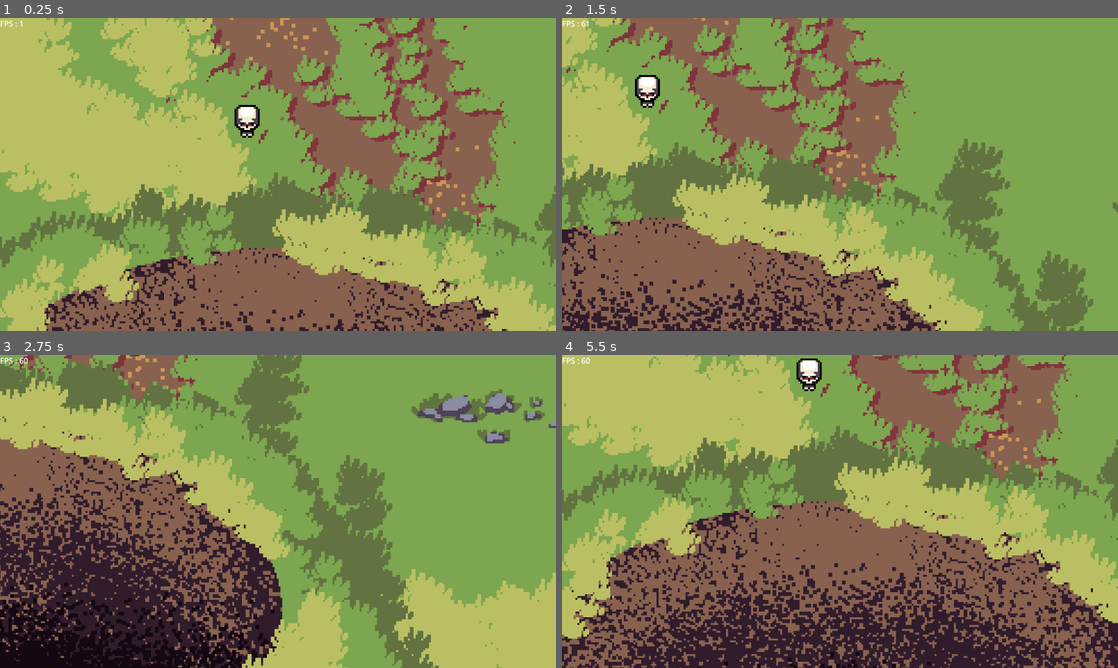
Above: before the commit, frames 1-4 (two rows, left to right).
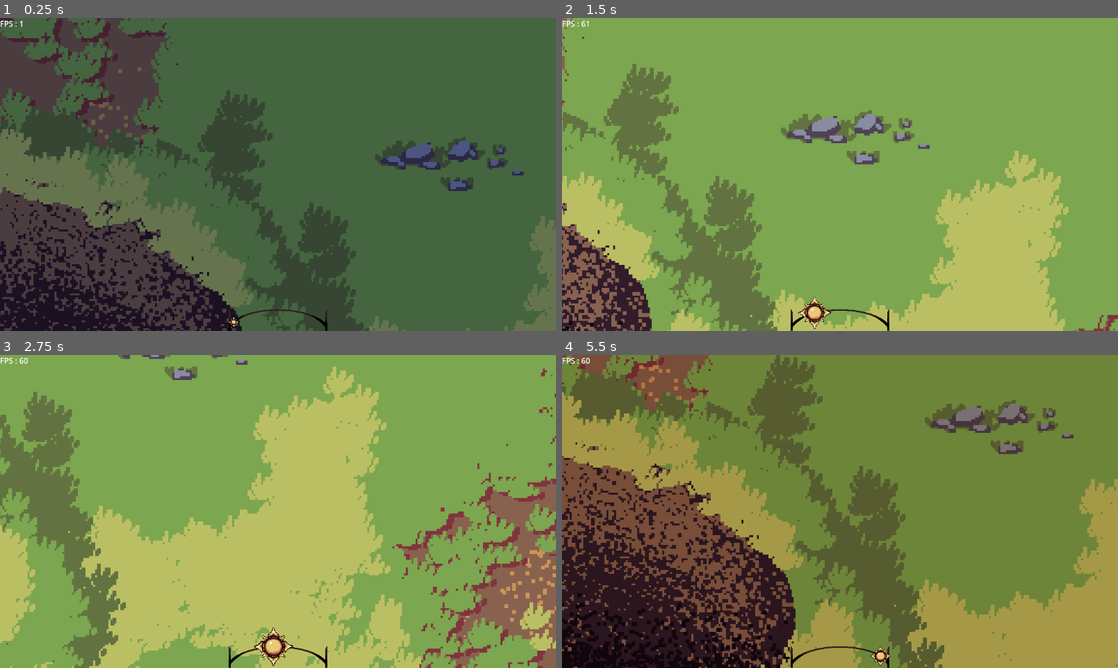
Above: after the commit, the same moments.

Repository: Senjia12/Gamejam2
Game: Godot game, scene res://Level/main.tscn
The game is run twice, just before and just after one commit, with the same random seed, the same clock (stepped at 60 frames per second) and the same inputs.
Inputs (mouse positions are in pixels of both pictures, inside the frame that each line leads up to):
- Up to frame 1 (0.25 s): no input
- Up to frame 2 (1.5 s): move the mouse to (962, 158) at 0.52 s; hold D (right) 0.53-1.28 s; tap Q (attack) at 0.6 s; click (962, 158) at 0.8 s; move the mouse to (728, 190) at 1.27 s; hold S (down) from 1.28 s (still down); click (728, 190) at 1.35 s
- Up to frame 3 (2.75 s): tap Q (attack) at 1.55, 2.1 s; move the mouse to (333, 442) at 2.02 s; release S (down) at 2.03 s; hold D (right) from 2.03 s (still down); click (333, 442) at 2.3 s
- Up to frame 4 (5.5 s): move the mouse to (812, 574) at 2.77 s; release D (right) at 2.78 s; hold W (up) 2.78-3.53 s; right-click (812, 574) at 2.85 s; click (812, 574) at 2.92 s; tap Q (attack) at 3.05, 4.35 s; move the mouse to (1006, 558) at 3.52 s; hold A (left) 3.53-5.03 s; click (1006, 558) at 3.6 s; move the mouse to (673, 464) at 4.27 s; click (673, 464) at 4.42 s; move the mouse to (867, 511) at 5.02 s; hold S (down) from 5.03 s (still down); click (867, 511) at 5.1 s

The runs differ from the first frame. In frame 1, 98% of the frame differs, in the area x 0-100%, y 0-100%; in frame 2, 59%; in frame 3, 71%; in frame 4, 88%.

Commit message:
day night cycle cycle / 20

Diff:
--- a/coincoin/Level/Cam controller/unit_select.gd
+++ b/coincoin/Level/Cam controller/unit_select.gd
@@ -6,6 +6,9 @@
 
 const sel_box_col = Color(96.0/255.0, 56.0/255.0, 106.0/255.0)
 const sel_box_line_width = 3
+
+const CURSEUR_BASE = preload("res://UI/curseur base.png")
+const EPEE = preload("res://UI/épée.png")
 
 
 var a_pressed := false
@@ -17,9 +20,11 @@
 			i.is_a_moving = false
 			i.is_moving = true
 			i.move_to(get_global_mouse_position())
-	if Input.is_action_just_pressed("attack"):
+	if Input.is_action_just_pressed("attack") && !selecting:
 		a_pressed = true
+		Input.set_custom_mouse_cursor(EPEE)
 	if Input.is_action_just_released("click_gauche") && a_pressed:
+		Input.set_custom_mouse_cursor(CURSEUR_BASE)
 		a_pressed = false
 		for i in Globals.unit_select:
 			i.is_a_moving = true
@@ -43,6 +48,7 @@
 				select_units()
 				queue_redraw()
 		elif event.button_index != MOUSE_BUTTON_LEFT:
+			Input.set_custom_mouse_cursor(CURSEUR_BASE)
 			a_pressed = false
 	elif event is InputEventMouseMotion:
 		if selecting:
--- /dev/null
+++ b/coincoin/Level/day_night_cycle.gd
@@ -0,0 +1,17 @@
+extends AnimationPlayer
+
+
+func _ready() -> void:
+	_on_animation_finished("duck")
+
+
+func _on_day_duration_timeout() -> void:
+	Globals.night = true
+	print("night")
+
+
+func _on_animation_finished(anim_name: StringName) -> void:
+	Globals.night = false
+	print("day")
+	$"day duration".start()
+	play("day nighy")
--- a/coincoin/Level/main.tscn
+++ b/coincoin/Level/main.tscn
@@ -8,7 +8,11 @@
 [ext_resource type="Texture2D" uid="uid://dy183j5a4vt7v" path="res://Level/Décor/terrain/herbe.png" id="7_iuip1"]
 [ext_resource type="PackedScene" uid="uid://didgcpblaia4b" path="res://Unit/poti squellette/poti squellette.tscn" id="8_npqbc"]
 [ext_resource type="Script" path="res://Level/Décor/terrain generation.gd" id="8_qxubo"]
+[ext_resource type="Script" path="res://Level/day_night_cycle.gd" id="9_d34sj"]
 [ext_resource type="Script" path="res://UI/fps.gd" id="9_wtiph"]
+[ext_resource type="Texture2D" uid="uid://d1uo675bmndvh" path="res://UI/image.png" id="10_ldxxe"]
+[ext_resource type="Texture2D" uid="uid://cokvtcd1t40xj" path="res://UI/image (2).png" id="11_63304"]
+[ext_resource type="Texture2D" uid="uid://b6f3mwv8lv8sb" path="res://UI/image (1).png" id="12_kqbog"]
 
 [sub_resource type="CircleShape2D" id="CircleShape2D_r3k5b"]
 radius = 162.788
@@ -26,6 +30,193 @@
 vertices = PackedVector2Array(184.211, -0.601563, 5943.86, -5879.91, 5792.12, 5707.04, 177.594, 42.4609, 175.258, -33.0 …(450 unchanged characters)…
 polygons = Array[PackedInt32Array]([PackedInt32Array(0, 1, 2, 3), PackedInt32Array(1, 0, 4), PackedInt32Array(5, 3, 2), …(649 unchanged characters)…
 outlines = Array[PackedVector2Array]([PackedVector2Array(-5932, -5788, -5856, 5768, 5802, 5717, 5954, -5890)])
+
+[sub_resource type="Animation" id="Animation_6xvkw"]
+resource_name = "day nighy"
+length = 12.0
+tracks/0/type = "value"
+tracks/0/imported = false
+tracks/0/enabled = true
+tracks/0/path = NodePath("CanvasLayer/day night/Path2D/soleil:progress_ratio")
+tracks/0/interp = 1
+tracks/0/loop_wrap = true
+tracks/0/keys = {
+"times": PackedFloat32Array(0, 6, 12),
+"transitions": PackedFloat32Array(1, 1, 1),
+"update": 0,
+"values": [0.0, 1.0, 1.0]
+}
+tracks/1/type = "value"
+tracks/1/imported = false
+tracks/1/enabled = true
+tracks/1/path = NodePath("CanvasLayer/day night/Path2D/lune:progress_ratio")
+tracks/1/interp = 1
+tracks/1/loop_wrap = true
+tracks/1/keys = {
+"times": PackedFloat32Array(0, 6, 12),
+"transitions": PackedFloat32Array(1, 1, 1),
+"update": 0,
+"values": [1.0, 0.0, 1.0]
+}
+tracks/2/type = "value"
+tracks/2/imported = false
+tracks/2/enabled = true
+tracks/2/path = NodePath("CanvasLayer/day night/Path2D/soleil:visible")
+tracks/2/interp = 1
+tracks/2/loop_wrap = true
+tracks/2/keys = {
+"times": PackedFloat32Array(0, 6, 6.03333, 12),
+"transitions": PackedFloat32Array(1, 1, 1, 1),
+"update": 1,
+"values": [true, true, false, false]
+}
+tracks/3/type = "value"
+tracks/3/imported = false
+tracks/3/enabled = true
+tracks/3/path = NodePath("CanvasLayer/day night/Path2D/lune:visible")
+tracks/3/interp = 1
+tracks/3/loop_wrap = true
+tracks/3/keys = {
+"times": PackedFloat32Array(0, 6, 6.03333, 12),
+"transitions": PackedFloat32Array(1, 1, 1, 1),
+"update": 1,
+"values": [false, false, true, true]
+}
+tracks/4/type = "value"
+tracks/4/imported = false
+tracks/4/enabled = true
+tracks/4/path = NodePath("CanvasLayer/day night/Path2D/soleil:scale")
+tracks/4/interp = 1
+tracks/4/loop_wrap = true
+tracks/4/keys = {
+"times": PackedFloat32Array(0, 0.466667, 2, 4, 5.53333, 6),
+"transitions": PackedFloat32Array(1, 1, 1, 1, 1, 1),
+"update": 0,
+"values": [Vector2(1e-05, 1e-05), Vector2(0.4, 0.4), Vector2(0.8, 0.8), Vector2(0.8, 0.8), Vector2(0.4, 0.4), Vector2(1e-05, 1e-05)]
+}
+tracks/5/type = "value"
+tracks/5/imported = false
+tracks/5/enabled = true
+tracks/5/path = NodePath("CanvasLayer/day night/Path2D/lune:scale")
+tracks/5/interp = 1
+tracks/5/loop_wrap = true
+tracks/5/keys = {
+"times": PackedFloat32Array(6, 6.46667, 8, 10, 11.5333, 12),
+"transitions": PackedFloat32Array(1, 1, 1, 1, 1, 1),
+"update": 0,
+"values": [Vector2(1e-05, 1e-05), Vector2(0.4, 0.4), Vector2(0.8, 0.8), Vector2(0.8, 0.8), Vector2(0.4, 0.4), Vector2(1e-05, 1e-05)]
+}
+tracks/6/type = "value"
+tracks/6/imported = false
+tracks/6/enabled = true
+tracks/6/path = NodePath("day_night cycle/CanvasModulate:color")
+tracks/6/interp = 1
+tracks/6/loop_wrap = true
+tracks/6/keys = {
+"times": PackedFloat32Array(0, 1, 5, 6, 7, 11, 12),
+"transitions": PackedFloat32Array(1, 1, 1, 1, 1, 1, 1),
+"update": 0,
+"values": [Color(0.410025, 0.490822, 0.728245, 1), Color(1, 1, 1, 1), Color(1, 1, 1, 1), Color(0.756291, 0.584098, 0.413742, 1), Color(0.0646193, 0.14478, 0.274938, 1), Color(0.0646193, 0.14478, 0.274938, 1), Color(0.410025, 0.490822, 0.728245, 1)]
+}
+
+[sub_resource type="Animation" id="Animation_ys2np"]
+length = 0.001
+tracks/0/type = "value"
+tracks/0/imported = false
+tracks/0/enabled = true
+tracks/0/path = NodePath("CanvasLayer/day night/Path2D/soleil:progress_ratio")
+tracks/0/interp = 1
+tracks/0/loop_wrap = true
+tracks/0/keys = {
+"times": PackedFloat32Array(0),
+"transitions": PackedFloat32Array(1),
+"update": 0,
+"values": [0.0]
+}
+tracks/1/type = "value"
+tracks/1/imported = false
+tracks/1/enabled = true
+tracks/1/path = NodePath("CanvasLayer/day night/Path2D/lune:progress_ratio")
+tracks/1/interp = 1
+tracks/1/loop_wrap = true
+tracks/1/keys = {
+"times": PackedFloat32Array(0),
+"transitions": PackedFloat32Array(1),
+"update": 0,
+"values": [0.0]
+}
+tracks/2/type = "value"
+tracks/2/imported = false
+tracks/2/enabled = true
+tracks/2/path = NodePath("CanvasLayer/day night/Path2D/soleil:visible")
+tracks/2/interp = 1
+tracks/2/loop_wrap = true
+tracks/2/keys = {
+"times": PackedFloat32Array(0),
+"transitions": PackedFloat32Array(1),
+"update": 1,
+"values": [true]
+}
+tracks/3/type = "value"
+tracks/3/imported = false
+tracks/3/enabled = true
+tracks/3/path = NodePath("CanvasLayer/day night/Path2D/lune:visible")
+tracks/3/interp = 1
+tracks/3/loop_wrap = true
+tracks/3/keys = {
+"times": PackedFloat32Array(0),
+"transitions": PackedFloat32Array(1),
+"update": 1,
+"values": [false]
+}
+tracks/4/type = "value"
+tracks/4/imported = false
+tracks/4/enabled = true
+tracks/4/path = NodePath("CanvasLayer/day night/Path2D/soleil:scale")
+tracks/4/interp = 1
+tracks/4/loop_wrap = true
+tracks/4/keys = {
+"times": PackedFloat32Array(0),
+"transitions": PackedFloat32Array(1),
+"update": 0,
+"values": [Vector2(1e-05, 1e-05)]
+}
+tracks/5/type = "value"
+tracks/5/imported = false
+tracks/5/enabled = true
+tracks/5/path = NodePath("CanvasLayer/day night/Path2D/lune:scale")
+tracks/5/interp = 1
+tracks/5/loop_wrap = true
+tracks/5/keys = {
+"times": PackedFloat32Array(0),
+"transitions": PackedFloat32Array(1),
+"update": 0,
+"values": [Vector2(1e-05, 1e-05)]
+}
+tracks/6/type = "value"
+tracks/6/imported = false
+tracks/6/enabled = true
+tracks/6/path = NodePath("day_night cycle/CanvasModulate:color")
+tracks/6/interp = 1
+tracks/6/loop_wrap = true
+tracks/6/keys = {
+"times": PackedFloat32Array(0),
+"transitions": PackedFloat32Array(1),
+"update": 0,
+"values": [Color(1, 1, 1, 1)]
+}
+
+[sub_resource type="AnimationLibrary" id="AnimationLibrary_1hnvk"]
+_data = {
+"RESET": SubResource("Animation_ys2np"),
+"day nighy": SubResource("Animation_6xvkw")
+}
+
+[sub_resource type="Curve2D" id="Curve2D_hbitj"]
+_data = {
+"points": PackedVector2Array(0, 0, 0, 0, -78, 27, 0, 0, 0, 0, -68, 18, 0, 0, 0, 0, -57, 12, 0, 0, 0, 0, -49, 8, 0, 0, 0, 0, -39, 4, 0, 0, 0, 0, -22, 0, 0, 0, 0, 0, -9, -2, 0, 0, 0, 0, 5, -4, 0, 0, 0, 0, 35, -4, 0, 0, 0, 0, 55, -1, 0, 0, 0, 0, 70, 2, 0, 0, 0, 0, 88, 7, 0, 0, 0, 0, 105, 16, 0, 0, 0, 0, 118, 27)
+}
+point_count = 14
 
 [node name="Main" type="Node2D"]
 
@@ -43,10 +234,6 @@
 z_index = 500
 script = ExtResource("4_xyjs5")
 
-[node name="day_night cycle" type="AnimationPlayer" parent="."]
-
-[node name="CanvasModulate" type="CanvasModulate" parent="day_night cycle"]
-
 [node name="Fosse a squellette" type="Sprite2D" parent="."]
 z_index = -500
 texture = ExtResource("5_38220")
@@ -89,6 +276,18 @@
 [node name="Squellette prefab" parent="ysort" instance=ExtResource("8_npqbc")]
 position = Vector2(-16, -156)
 
+[node name="day_night cycle" type="AnimationPlayer" parent="."]
+libraries = {
+"": SubResource("AnimationLibrary_1hnvk")
+}
+script = ExtResource("9_d34sj")
+
+[node name="CanvasModulate" type="CanvasModulate" parent="day_night cycle"]
+
+[node name="day duration" type="Timer" parent="day_night cycle"]
+wait_time = 6.0
+one_shot = true
+
 [node name="CanvasLayer" type="CanvasLayer" parent="."]
 
 [node name="fps" type="Label" parent="CanvasLayer"]
@@ -97,4 +296,53 @@
 text = "FPS : "
 script = ExtResource("9_wtiph")
 
+[node name="day night" type="Control" parent="CanvasLayer"]
+layout_mode = 3
+anchors_preset = 7
+anchor_left = 0.5
+anchor_top = 1.0
+anchor_right = 0.5
+anchor_bottom = 1.0
+offset_left = -20.0
+offset_top = -40.0
+offset_right = 20.0
+grow_horizontal = 2
+grow_vertical = 0
+
+[node name="TextureRect" type="TextureRect" parent="CanvasLayer/day night"]
+layout_mode = 1
+anchors_preset = 7
+anchor_left = 0.5
+anchor_top = 1.0
+anchor_right = 0.5
+anchor_bottom = 1.0
+offset_left = -102.0
+offset_top = -48.0
+offset_right = 102.0
+grow_horizontal = 2
+grow_vertical = 0
+texture = ExtResource("10_ldxxe")
+
+[node name="Path2D" type="Path2D" parent="CanvasLayer/day night"]
+curve = SubResource("Curve2D_hbitj")
+
+[node name="lune" type="PathFollow2D" parent="CanvasLayer/day night/Path2D"]
+visible = false
+position = Vector2(-78, 27)
+scale = Vector2(1e-05, 1e-05)
+rotates = false
+
+[node name="Sprite2D" type="Sprite2D" parent="CanvasLayer/day night/Path2D/lune"]
+texture = ExtResource("11_63304")
+
+[node name="soleil" type="PathFollow2D" parent="CanvasLayer/day night/Path2D"]
+position = Vector2(-78, 27)
+scale = Vector2(1e-05, 1e-05)
+rotates = false
+
+[node name="Sprite2D" type="Sprite2D" parent="CanvasLayer/day night/Path2D/soleil"]
+texture = ExtResource("12_kqbog")
+
 [connection signal="timeout" from="Terrain/NavigationRegion2D/Delay" to="Terrain" method="_on_delay_timeout"]
+[connection signal="animation_finished" from="day_night cycle" to="day_night cycle" method="_on_animation_finished"]
+[connection signal="timeout" from="day_night cycle/day duration" to="day_night cycle" method="_on_day_duration_timeout"]
--- a/coincoin/Unit/poti squellette/poti squellette.tscn
+++ b/coincoin/Unit/poti squellette/poti squellette.tscn
@@ -35,37 +35,21 @@
 atlas = ExtResource("7_ijs35")
 region = Rect2(0, 0, 13, 17)
 
-[sub_resource type="AtlasTexture" id="AtlasTexture_xbnvb"]
+[sub_resource type="AtlasTexture" id="AtlasTexture_u4kc0"]
 atlas = ExtResource("8_oxb23")
-region = Rect2(0, 0, 13, 19)
+region = Rect2(0, 0, 13, 18)
 
-[sub_resource type="AtlasTexture" id="AtlasTexture_xe2mp"]
+[sub_resource type="AtlasTexture" id="AtlasTexture_80vdp"]
 atlas = ExtResource("8_oxb23")
-region = Rect2(13, 0, 13, 19)
+region = Rect2(13, 0, 13, 18)
 
-[sub_resource type="AtlasTexture" id="AtlasTexture_olywr"]
+[sub_resource type="AtlasTexture" id="AtlasTexture_fsond"]
 atlas = ExtResource("8_oxb23")
-region = Rect2(26, 0, 13, 19)
+region = Rect2(26, 0, 13, 18)
 
-[sub_resource type="AtlasTexture" id="AtlasTexture_c0rkp"]
+[sub_resource type="AtlasTexture" id="AtlasTexture_fud7v"]
 atlas = ExtResource("8_oxb23")
-region = Rect2(39, 0, 13, 19)
-
-[sub_resource type="AtlasTexture" id="AtlasTexture_y2wlf"]
-atlas = ExtResource("8_oxb23")
-region = Rect2(52, 0, 13, 19)
-
-[sub_resource type="AtlasTexture" id="AtlasTexture_8sh00"]
-atlas = ExtResource("8_oxb23")
-region = Rect2(65, 0, 13, 19)
-
-[sub_resource type="AtlasTexture" id="AtlasTexture_bka3h"]
-atlas = ExtResource("8_oxb23")
-region = Rect2(78, 0, 13, 19)
-
-[sub_resource type="AtlasTexture" id="AtlasTexture_666nl"]
-atlas = ExtResource("8_oxb23")
-region = Rect2(91, 0, 13, 19)
+region = Rect2(39, 0, 13, 18)
 
 [sub_resource type="AtlasTexture" id="AtlasTexture_d1shx"]
 atlas = ExtResource("9_uxxhe")
@@ -131,7 +115,7 @@
 }],
 "loop": true,
 "name": &"idle down",
-"speed": 5.0
+"speed": 4.0
 }, {
 "frames": [{
 "duration": 1.0,
@@ -139,7 +123,7 @@
 }],
 "loop": true,
 "name": &"idle right",
-"speed": 5.0
+"speed": 4.0
 }, {
 "frames": [{
 "duration": 1.0,
@@ -147,32 +131,20 @@
 }],
 "loop": true,
 "name": &"idle up",
-"speed": 5.0
+"speed": 4.0
 }, {
 "frames": [{
 "duration": 1.0,
-"texture": SubResource("AtlasTexture_xbnvb")
+"texture": SubResource("AtlasTexture_u4kc0")
 }, {
 "duration": 1.0,
-"texture": SubResource("AtlasTexture_xe2mp")
+"texture": SubResource("AtlasTexture_80vdp")
 }, {
 "duration": 1.0,
-"texture": SubResource("AtlasTexture_olywr")
+"texture": SubResource("AtlasTexture_fsond")
 }, {
 "duration": 1.0,
-"texture": SubResource("AtlasTexture_c0rkp")
-}, {
-"duration": 1.0,
-"texture": SubResource("AtlasTexture_y2wlf")
-}, {
-"duration": 1.0,
-"texture": SubResource("AtlasTexture_8sh00")
-}, {
-"duration": 1.0,
-"texture": SubResource("AtlasTexture_bka3h")
-}, {
-"duration": 1.0,
-"texture": SubResource("AtlasTexture_666nl")
+"texture": SubResource("AtlasTexture_fud7v")
 }],
 "loop": true,
 "name": &"move down",
@@ -193,7 +165,7 @@
 }],
 "loop": true,
 "name": &"move right",
-"speed": 5.0
+"speed": 4.0
 }, {
 "frames": [{
 "duration": 1.0,
@@ -210,13 +182,12 @@
 }],
 "loop": true,
 "name": &"move up",
-"speed": 5.0
+"speed": 4.0
 }]
 
 [node name="Squellette prefab" instance=ExtResource("1_as5kn")]
+speed = 3500
 max_hp = 15
 
 [node name="AnimatedSprite2D" parent="." index="3"]
 sprite_frames = SubResource("SpriteFrames_mqxaq")
-animation = &"move down"
-frame_progress = 0.0651078
--- a/coincoin/Unit/squellette prefab/squellette_prefab.gd
+++ b/coincoin/Unit/squellette prefab/squellette_prefab.gd
@@ -48,7 +48,7 @@
 		if $"check front".get_overlapping_bodies() == [] or $"check front".get_overlapping_bodies() == [self]:
 			move_and_slide()
 
-	if abs(velocity.x) <= 50:
+	if abs(direction.x) <= 0.5:
 		if velocity.y < 0:
 			animatedSprite.play("move up")
 			looking = "up"
--- a/coincoin/Unit/squellette prefab/squellette_prefab.tscn
+++ b/coincoin/Unit/squellette prefab/squellette_prefab.tscn
@@ -44,32 +44,32 @@
 }],
 "loop": true,
 "name": &"idle down",
-"speed": 5.0
+"speed": 4.0
 }, {
 "frames": [],
 "loop": true,
 "name": &"idle right",
-"speed": 5.0
+"speed": 4.0
 }, {
 "frames": [],
 "loop": true,
 "name": &"idle up",
-"speed": 5.0
+"speed": 4.0
 }, {
 "frames": [],
 "loop": true,
 "name": &"move down",
-"speed": 5.0
+"speed": 4.0
 }, {
 "frames": [],
 "loop": true,
 "name": &"move right",
-"speed": 5.0
+"speed": 4.0
 }, {
 "frames": [],
 "loop": true,
 "name": &"move up",
-"speed": 5.0
+"speed": 4.0
 }]
 
 [sub_resource type="RectangleShape2D" id="RectangleShape2D_2lk8f"]
@@ -99,7 +99,7 @@
 [node name="AnimatedSprite2D" type="AnimatedSprite2D" parent="."]
 y_sort_enabled = true
 sprite_frames = SubResource("SpriteFrames_3asus")
-animation = &"idle down"
+animation = &"move up"
 offset = Vector2(0, -8.5)
 
 [node name="attack cd" type="Timer" parent="."]
--- a/coincoin/project.godot
+++ b/coincoin/project.godot
@@ -23,6 +23,7 @@
 
 window/stretch/mode="viewport"
 window/stretch/aspect="expand"
+mouse_cursor/custom_image="res://UI/curseur base.png"
 
 [input]
 
Not shown: 1 places in coincoin/Level/main.tscn that only renumber resources
Binary file added: coincoin/UI/curseur base.png
Not shown, added: coincoin/UI/curseur base.png.import
Binary file changed: coincoin/UI/image (1).png
Binary file changed: coincoin/UI/image (2).png
Binary file added: coincoin/UI/épée.png
Not shown, added: coincoin/UI/épée.png.import
Not shown: 1 places in coincoin/Unit/poti squellette/poti squellette.tscn that only renumber resources
